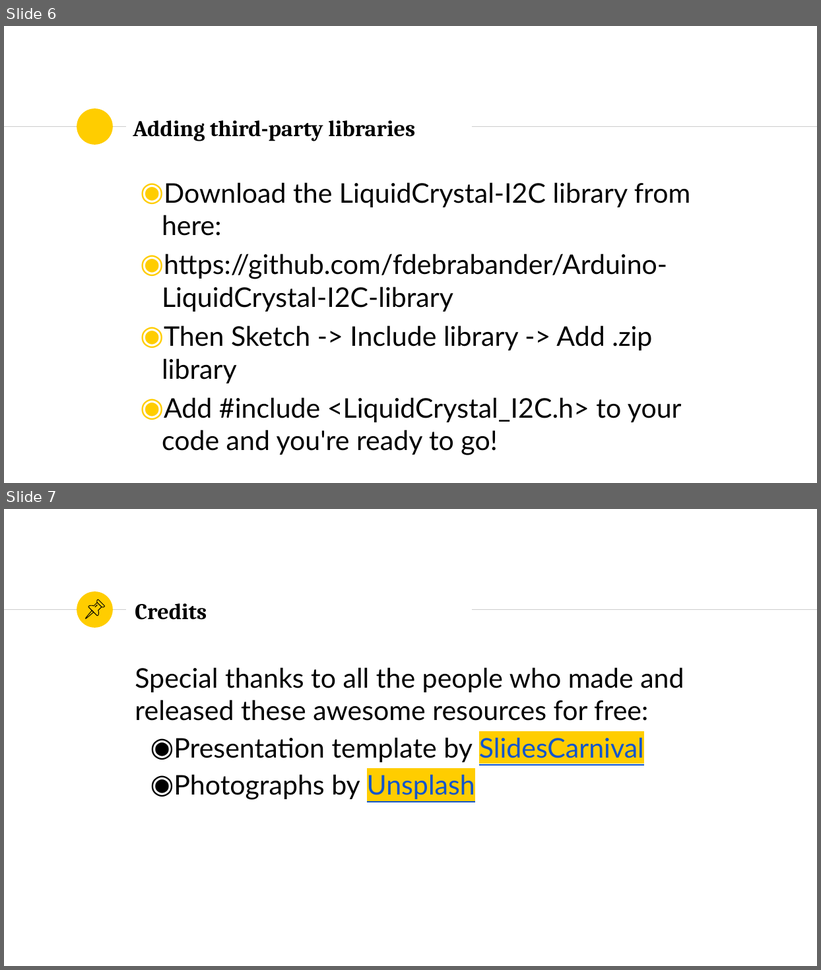
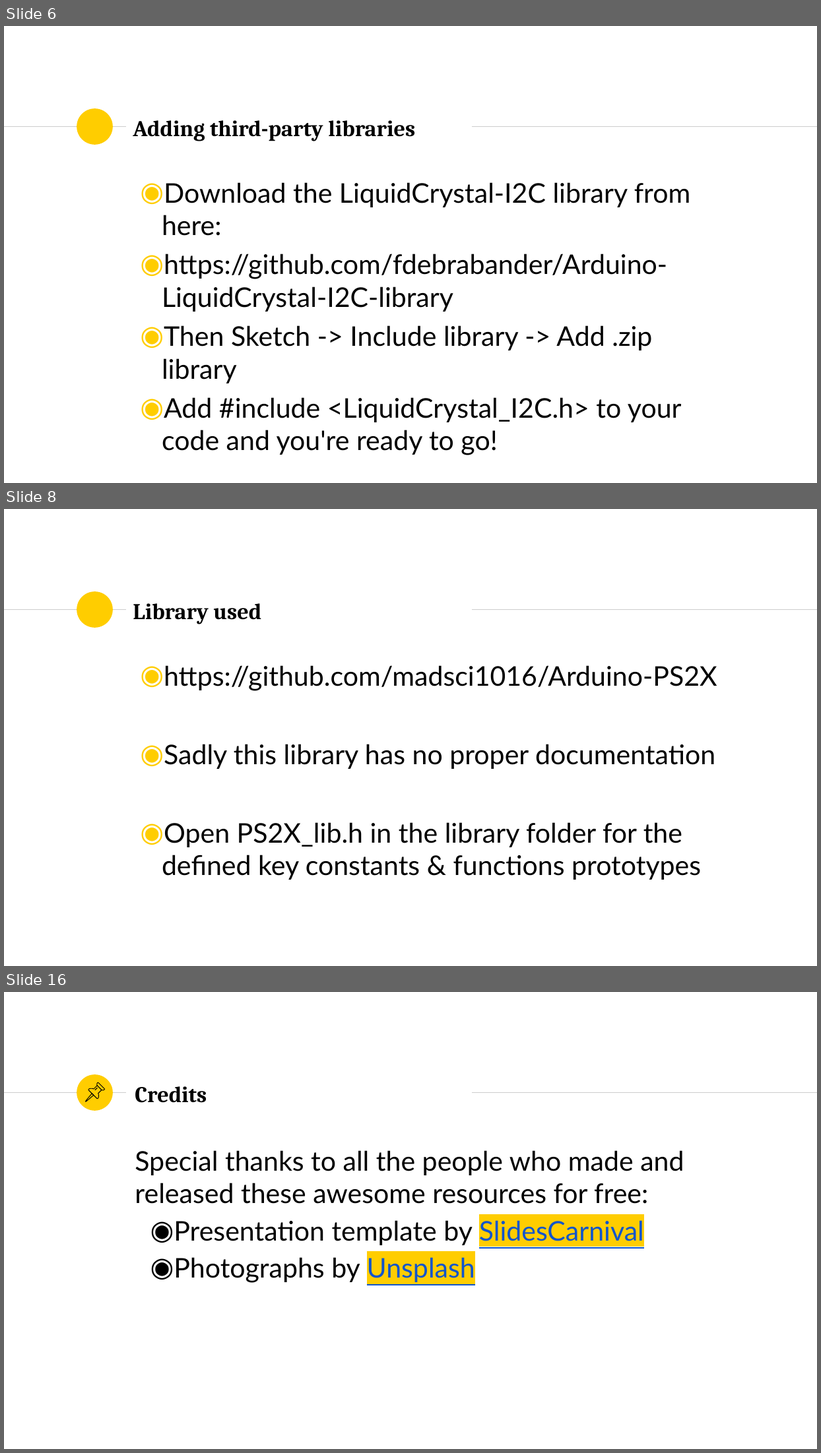
Before and after one commit to SSTIA/arduino-seminar, a slide deck: slides/ArduinoSeminar2.pptx. Shown one above the other, each under a label of ours: slides 6 and 7 before the commit, slides 6, 8 and 16 after it; the slides between them are not shown. The pictures are 821x970 and 821x1453 pixels, drawn with LibreOffice and Linux fonts; fonts in the diff are those of the drawing. Boxes give left, top, right and bottom in pixels: in the first picture for what was removed or moved away, otherwise in the second. Text is boxed around its words. In the diff, an @@ line names an element or a change of style, - is before the commit and + after.

```diff
--- a/slides/ArduinoSeminar2.pptx
+++ b/slides/ArduinoSeminar2.pptx
@@ slide 8 added at [4, 509, 817, 966], background #FFFFFF; not listed: 3 template elements that a slide beside it also shows @@
@@ title added at [133, 603, 261, 624], 26.6 pt, text #000000, bold @@
+Library used
@@ text added at [162, 665, 717, 880], 32 pt, text #000000 @@
+◉ https://github.com/madsci1016/Arduino-PS2X
+◉ Sadly this library has no proper documentation
+◉ Open PS2X_lib.h in the library folder for the defined key constants & functions prototypes
@@ what was slide 7 is now slide 16 @@
```
Also in this commit, not shown: 8 other slides added, 4 other files.
